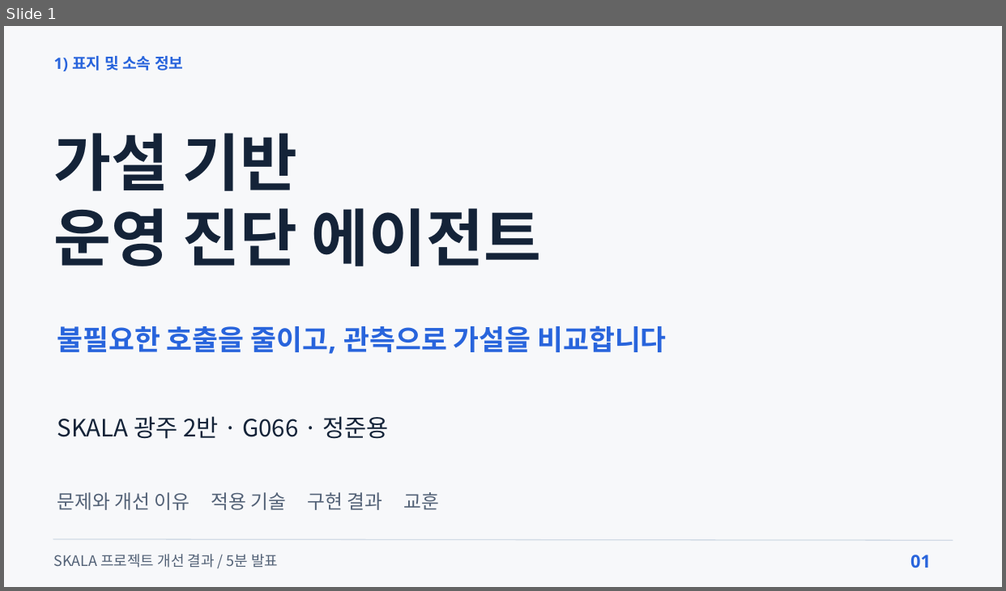
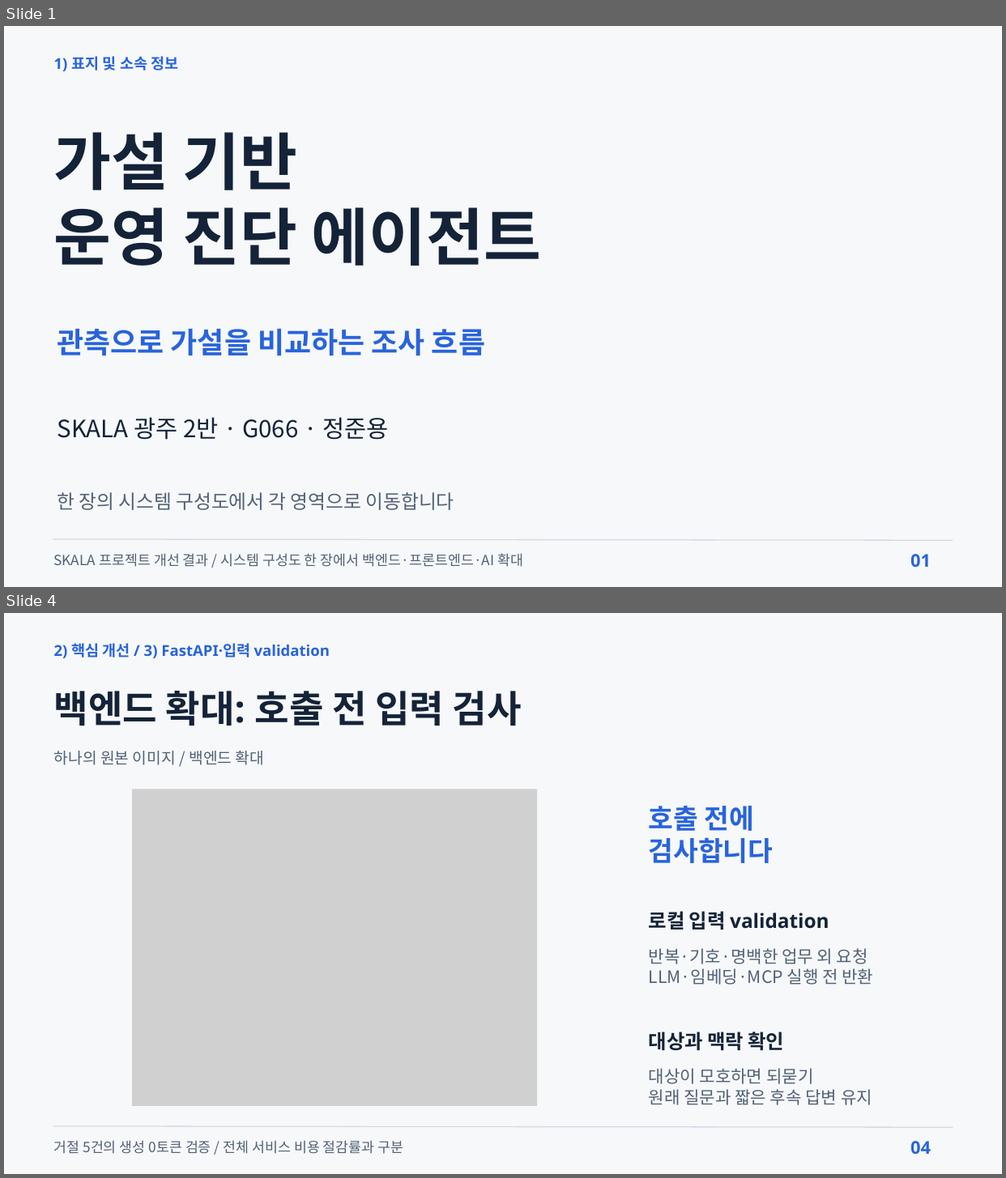
Before and after one commit to beshurl/skala-ai-mini-project, a slide deck: doc/presentation/운영진단_에이전트_5분발표.pptx. Shown one above the other, each under a label of ours: slide 1 before the commit, slides 1 and 4 after it; the slides between them are not shown. The pictures are 1006x591 and 1006x1178 pixels, drawn with LibreOffice and Linux fonts; fonts in the diff are those of the drawing; grey boxes stand for pictures. Boxes give left, top, right and bottom in pixels: in the first picture for what was removed or moved away, otherwise in the second. Text is boxed around its words. In the diff, an @@ line names an element or a change of style, - is before the commit and + after.

```diff
--- a/doc/presentation/운영진단_에이전트_5분발표.pptx
+++ b/doc/presentation/운영진단_에이전트_5분발표.pptx
@@ slide 4 added at (4,613,1002,1174), background #F7F8FA @@
@@ text added at (54,643,330,658), 21.8 pt, text #2864DC, bold @@
+2) 핵심 개선 / 3) FastAPI·입력 validation
@@ text added at (54,691,522,726), 54 pt, text #142338, bold @@
+백엔드 확대: 호출 전 입력 검사
@@ text added at (54,751,264,765), 22.5 pt, text #526176 @@
+하나의 원본 이미지 / 백엔드 확대
@@ picture added at (132,789,538,1106) @@
@@ text added at (649,806,773,863), 39 pt, text #2864DC, bold @@
+호출 전에
+검사합니다
@@ text added at (649,911,829,930), 28.5 pt, text #142338, bold @@
+로컬 입력 validation
@@ text added at (649,948,873,985), 24.8 pt, text #526176 @@
+반복·기호·명백한 업무 외 요청
+LLM·임베딩·MCP 실행 전 반환
@@ text added at (649,1032,785,1050), 28.5 pt, text #142338, bold @@
+대상과 맥락 확인
@@ text added at (649,1068,872,1105), 24.8 pt, text #526176 @@
+대상이 모호하면 되묻기
+원래 질문과 짧은 후속 답변 유지
@@ line added from (53, 1127) to (953, 1127), #D2DBE6 1.5 pt @@
@@ text added at (54,1140,404,1154), 20.2 pt, text #526176 @@
+거절 5건의 생성 0토큰 검증 / 전체 서비스 비용 절감률과 구분
@@ text added at (910,1141,931,1154), 25.5 pt, text #2864DC, bold @@
+04
@@ slide 1 changed as well @@
@@ text "1) 표지 및 소속 정보" at (54,56,178,71): size 22.5 to 21.8 pt; line spacing 27pt to 26.1pt @@
@@ text at (57,329,485,356): text changed; size 40.5 to 42 pt @@
-불필요한 호출을 줄이고, 관측으로 가설을 비교합니다
+관측으로 가설을 비교하는 조사 흐름
@@ text at (57,493,454,510): text changed @@
-문제와 개선 이유 적용 기술 구현 결과 교훈
+한 장의 시스템 구성도에서 각 영역으로 이동합니다
@@ text at (54,553,523,567): text changed; size 21 to 20.2 pt @@
-SKALA 프로젝트 개선 결과 / 5분 발표
+SKALA 프로젝트 개선 결과 / 시스템 구성도 한 장에서 백엔드·프론트엔드·AI 확대
```
Also in this commit, not shown: 4 other slides changed, 3 other slides added, 3 slides removed, 7 other files.
